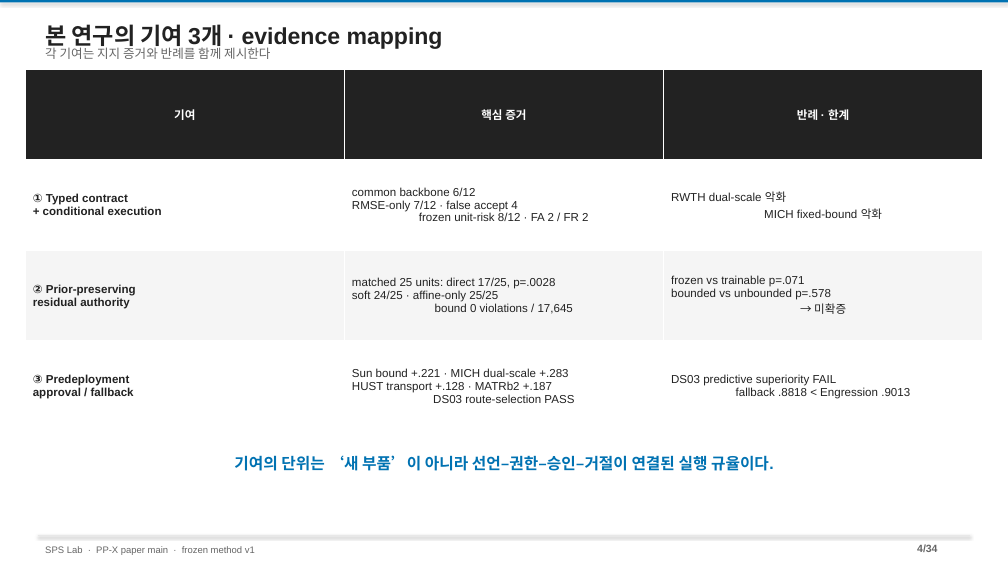
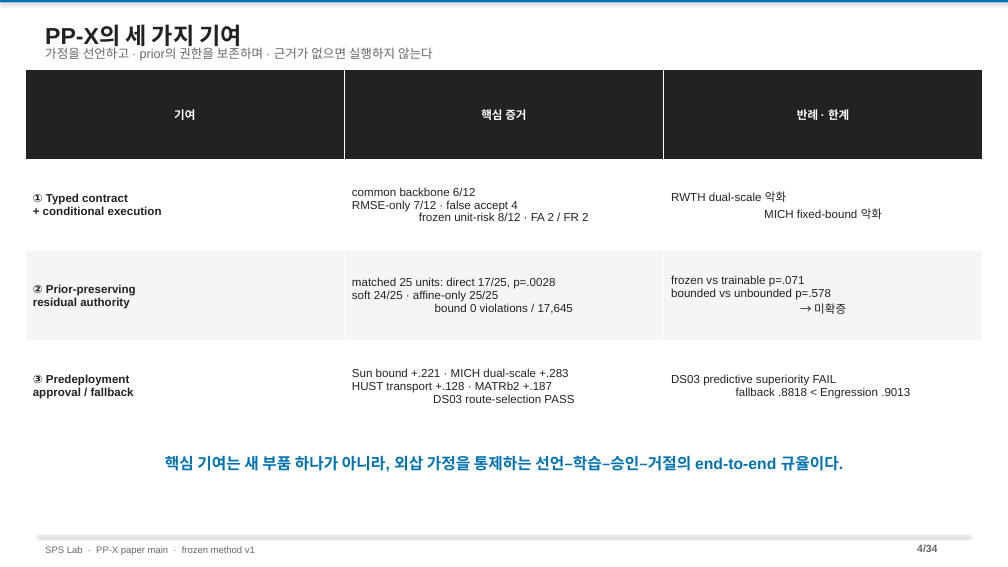
Before and after one commit to amumujs-create/pp_pae_total, a slide deck: slide 4 of output/PP_Research_Detailed_v2.pptx. Drawn at 1008x567 pixels with LibreOffice and Linux fonts; fonts in the diff are those of the drawing. Boxes give left, top, right and bottom in pixels: in the first picture for what was removed or moved away, otherwise in the second. Text is boxed around its words. In the diff, an @@ line names an element or a change of style, - is before the commit and + after.

```diff
--- a/output/PP_Research_Detailed_v2.pptx
+++ b/output/PP_Research_Detailed_v2.pptx
@@ text at <box>45,24,242,49</box>: text changed @@
-본 연구의 기여 3개 · evidence mapping
+PP-X의 세 가지 기여
@@ text at <box>45,45,433,61</box>: text changed @@
-각 기여는 지지 증거와 반례를 함께 제시한다
+가정을 선언하고 · prior의 권한을 보존하며 · 근거가 없으면 실행하지 않는다
@@ text at <box>165,455,843,472</box>: text changed @@
-기여의 단위는 ‘새 부품’이 아니라 선언–권한–승인–거절이 연결된 실행 규율이다.
+핵심 기여는 새 부품 하나가 아니라, 외삽 가정을 통제하는 선언–학습–승인–거절의 end-to-end 규율이다.
```
Also in this commit, not shown: 3 other slides changed, 1 other file.
